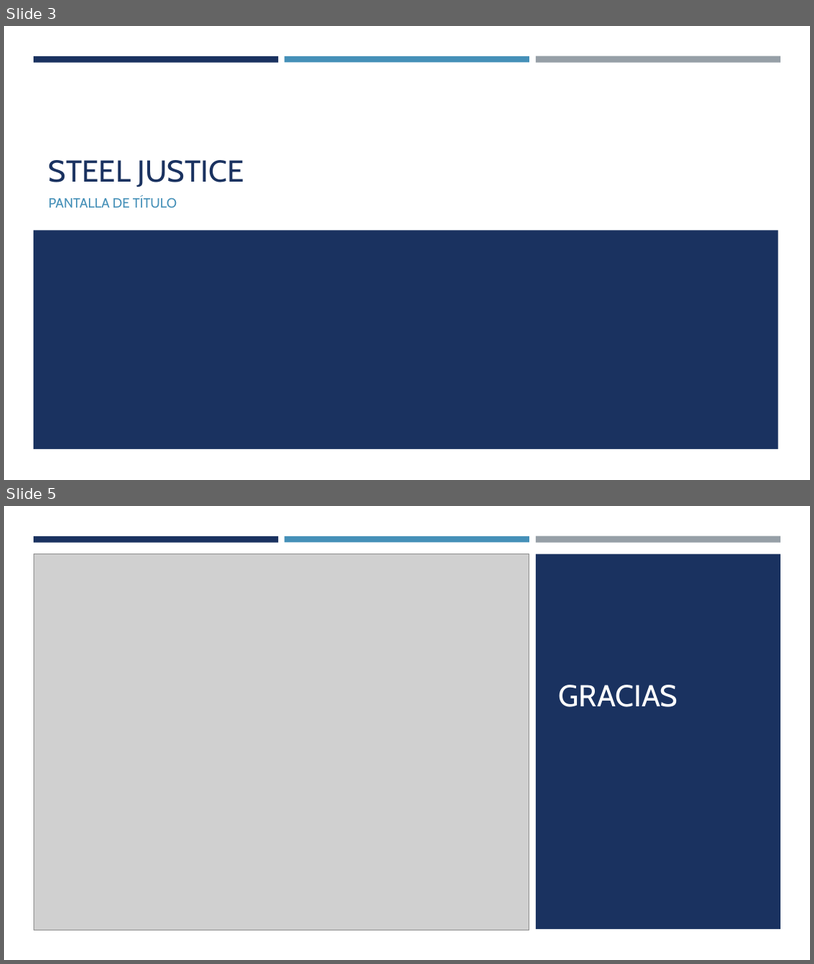
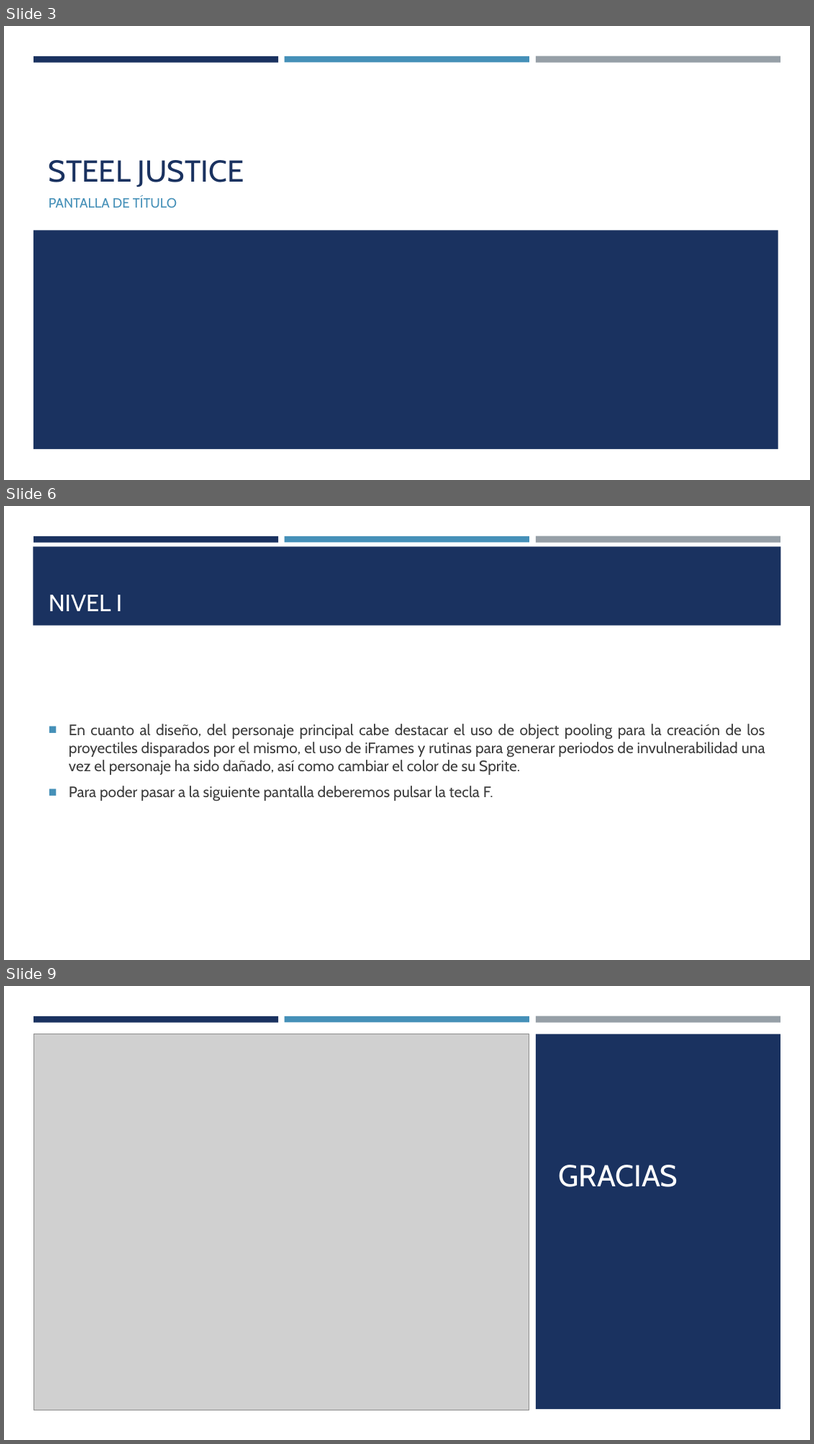
Before and after one commit to SaulRC1/Programacion-de-Juegos, a slide deck: Practicas/Practica 1 - Documentacion/Presentacion Practica 1.pptx. Shown one above the other, each under a label of ours: slides 3 and 5 before the commit, slides 3, 6 and 9 after it; the slides between them are not shown. The pictures are 814x964 and 814x1444 pixels, drawn with LibreOffice and Linux fonts; fonts in the diff are those of the drawing; grey boxes stand for pictures. Boxes give left, top, right and bottom in pixels: in the first picture for what was removed or moved away, otherwise in the second. Text is boxed around its words. In the diff, an @@ line names an element or a change of style, - is before the commit and + after.

```diff
--- a/Practicas/Practica 1 - Documentacion/Presentacion Practica 1.pptx
+++ b/Practicas/Practica 1 - Documentacion/Presentacion Practica 1.pptx
@@ slide 6 added at (4,506,810,960), background #FFFFFF; not listed: 3 template elements that a slide beside it also shows @@
@@ rectangle added at (33,546,782,626), fill #1A3260 @@
@@ title added at (49,595,122,611), 28 pt, text #FFFFFF @@
+NIVEL I
@@ text added at (69,723,766,800), 18 pt, text #3D3D3D @@
+■ En cuanto al diseño, del personaje principal cabe destacar el uso de object pooling para la creación de los proyectiles disparados por el mismo, el uso de iFrames y rutinas para generar periodos de invulnerabilidad una vez el personaje ha sido dañado, así como cambiar el color de su Sprite.
+■ Para poder pasar a la siguiente pantalla deberemos pulsar la tecla F.
@@ what was slide 5 is now slide 9 @@
```
Also in this commit, not shown: 1 slide changed, 3 other slides added.
